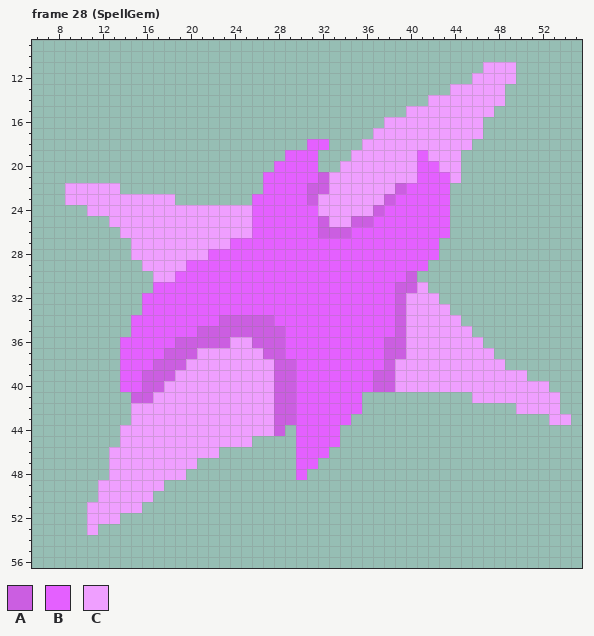
A pixel-art file gets an edit: Sprites/Items/items.aseprite. The first picture shows the starting point.
64x64 pixels, 40 frames. Colours within 5 levels of each other are drawn and written as one. Shown: frame 28 (SpellGem): x 6..55, y 9..56. The commit also changed other frames, which this record leaves out.
Visible layers, top first: "ItemsNew", "Items", "Extra".
Palette (. is transparent): A #cb5ee1  B #e460ff  C #ef9fff
Pixels before, frame 28 (SpellGem), first column x 9:
11 ......................................CCC.....
12 .....................................CCCC.....
13 ...................................CCCCC......
14 .................................CCCCCCC......
15 ...............................CCCCCCCC.......
16 .............................CCCCCCCCC........
17 ............................CCCCCCCCCC........
18 ......................BB...CCCCCCCCCC.........
19 ....................BBB...CCCCCCBCCC..........
20 ...................BBBB..CCCCCCCBBCC..........
21 ..................BBBBBACCCCCCCCBBBC..........
22 CCCCC.............BBBBAACCCCCCABBBB...........
23 CCCCCCCCCC.......BBBBBACCCCCCABBBBB...........
24 ..CCCCCCCCCCCCCCCBBBBBBCCCCCABBBBBB...........
25 ....CCCCCCCCCCCCCBBBBBBACCAABBBBBBB...........
26 .....CCCCCCCCCCCCBBBBBBAAABBBBBBBBB...........
27 ......CCCCCCCCCBBBBBBBBBBBBBBBBBBB............
28 ......CCCCCCCBBBBBBBBBBBBBBBBBBBBB............
29 .......CCCCBBBBBBBBBBBBBBBBBBBBBB.............
30 ........CCBBBBBBBBBBBBBBBBBBBBBA..............
31 ........BBBBBBBBBBBBBBBBBBBBBBAAC.............
32 .......BBBBBBBBBBBBBBBBBBBBBBBACCC............
33 .......BBBBBBBBBBBBBBBBBBBBBBBACCCC...........
34 ......BBBBBBBBAAAAABBBBBBBBBBBACCCCC..........
35 ......BBBBBBAAAAAAAABBBBBBBBBBACCCCCC.........
36 .....BBBBBAAAAACCAAABBBBBBBBBAACCCCCCC........
37 .....BBBBAAACCCCCCAABBBBBBBBBAACCCCCCCC.......
38 .....BBBAAACCCCCCCCAABBBBBBBBACCCCCCCCCC......
39 .....BBAAACCCCCCCCCAABBBBBBBAACCCCCCCCCCCC....
40 .....BBAACCCCCCCCCCAABBBBBBBAACCCCCCCCCCCCCC..
41 ......AACCCCCCCCCCCAABBBBBB..........CCCCCCCC.
42 ......CCCCCCCCCCCCCAABBBBBB..............CCCC.
43 ......CCCCCCCCCCCCCAABBBBB..................CC
44 .....CCCCCCCCCCCCCCA.BBBB.....................
45 .....CCCCCCCCCCCC....BBBB.....................
46 ....CCCCCCCCCC.......BBB......................
47 ....CCCCCCCC.........BB.......................
48 ....CCCCCCC..........B........................
49 ...CCCCCC.....................................
50 ...CCCCC......................................
51 ..CCCCC.......................................
52 ..CCC.........................................
53 ..C...........................................
The same view after the edit:
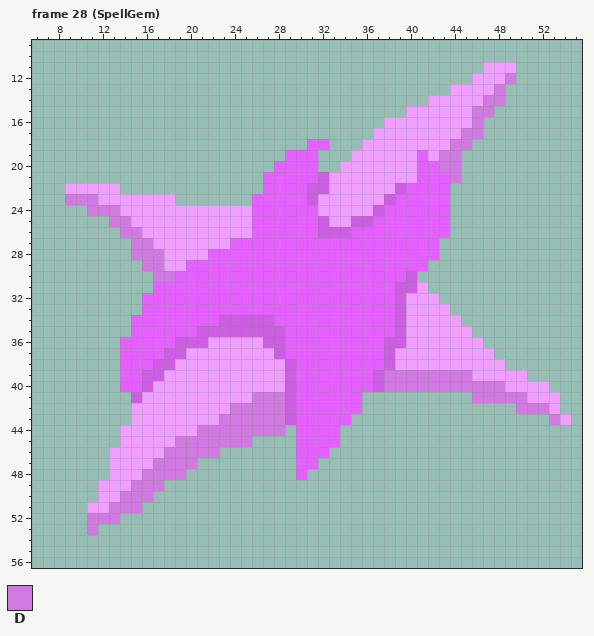
Colours new in this view: D #d079e1
The exact change:
Frame 28 (SpellGem), layer "ItemsNew":
y 12: x 49 C -> D
y 13: x 48 C -> D
y 14: x 47..48 CC -> DD
y 15: x 46..47 CC -> DD
y 16: x 46 C -> D
y 17: x 45..46 CC -> DD
y 18: x 44..45 CC -> DD
y 19..20: x 43..44 CC -> DD
y 21: x 44 C -> D
y 23: x 9..11 CCC -> DDD
y 24: x 11..13 CCC -> DDD
y 25: x 13..14 CC -> DD
y 26: x 14..15 CC -> DD
y 27: x 15..16 CC -> DD
y 28: x 15..17 CCC -> DDD
y 29: x 16..17 CC -> DD
y 30: x 17..18 CC -> DD
y 36: x 22..23 AA -> CC; x 26 A -> C
y 37: x 20 A -> C; x 27 A -> C; x 39 A -> C
y 38: x 19 A -> C; x 28 A -> C
y 39: x 18 A -> C; x 28 A -> C; x 38..45 ACCCCCCC -> DDDDDDDD
y 40: x 17 A -> C; x 28 A -> C; x 38..48 ACCCCCCCCCC -> DDDDDDDDDDD
y 41: x 16 A -> C; x 26..28 CCA -> DDD; x 46..50 CCCCC -> DDDDD
y 42: x 24..28 CCCCA -> DDDDD; x 50..52 CCC -> DDD
y 43: x 23..28 CCCCCA -> DDDDDD; x 53 C -> D
y 44: x 21..28 CCCCCCCA -> DDDDDDDD
y 45: x 19..25 CCCCCCC -> DDDDDDD
y 46: x 18..22 CCCCC -> DDDDD
y 47: x 17..20 CCCC -> DDDD
y 48: x 16..19 CCCC -> DDDD
y 49: x 15..17 CCC -> DDD
y 50: x 14..16 CCC -> DDD
y 51: x 13..15 CCC -> DDD
y 52: x 11..13 CCC -> DDD
y 53: x 11 C -> D
